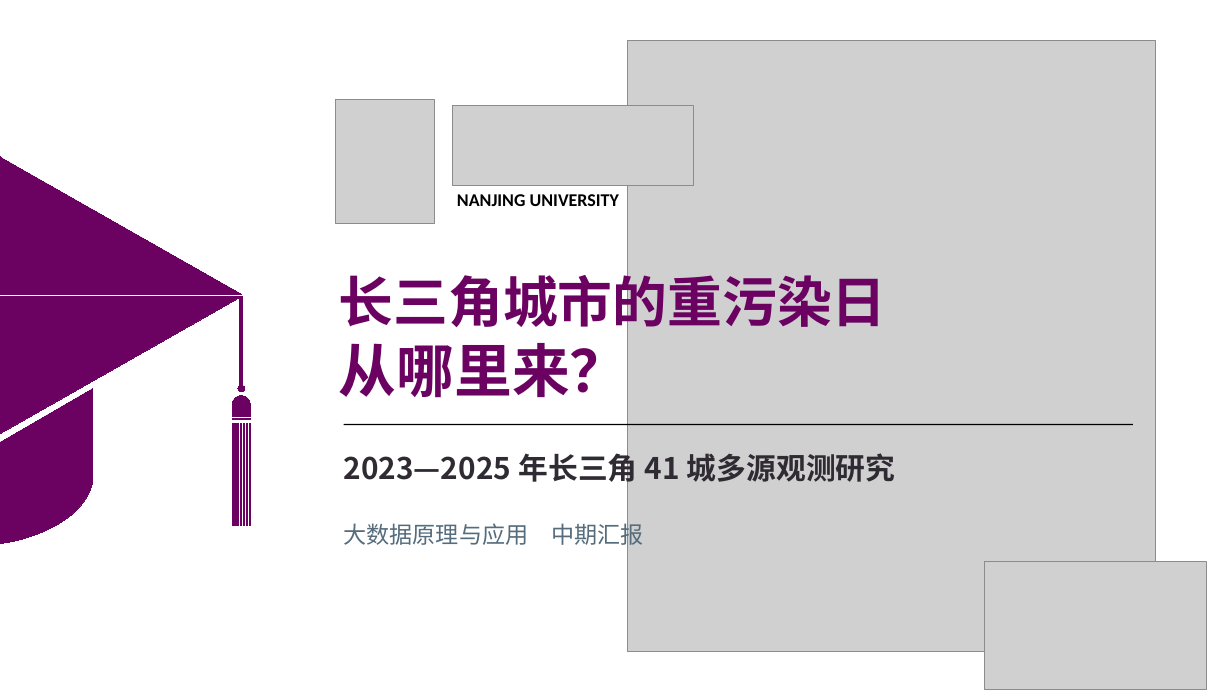
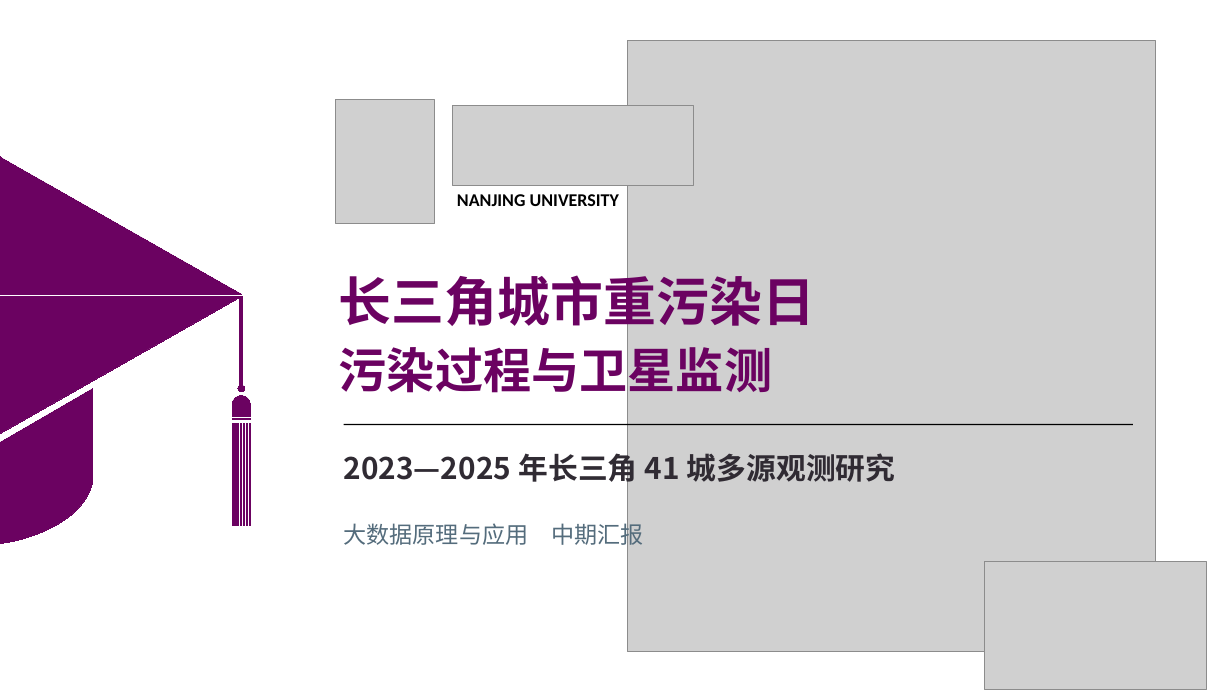
Before and after one commit to gxm-nju/china-air-pollution, a slide deck: slide 1 of docs/课堂展示.pptx. Drawn at 1232x693 pixels with LibreOffice and Linux fonts; fonts in the diff are those of the drawing; grey boxes stand for pictures. Boxes give left, top, right and bottom in pixels: in the first picture for what was removed or moved away, otherwise in the second. Text is boxed around its words. In the diff, an @@ line names an element or a change of style, - is before the commit and + after.

Commit message:
完成120段城市污染过程筛查并发布实验总说明

```diff
--- a/docs/课堂展示.pptx
+++ b/docs/课堂展示.pptx
@@ text at (339, 267, 815, 335): text changed; size 42.8 to 41.2 pt @@
-长三角城市的重污染日
+长三角城市重污染日
@@ text at (339, 340, 773, 401): text changed; size 45 to 37.5 pt @@
-从哪里来？
+污染过程与卫星监测
```
Also in this commit, not shown: 7 other slides changed, 3 slides added, 1 slide removed, 20 other files.
